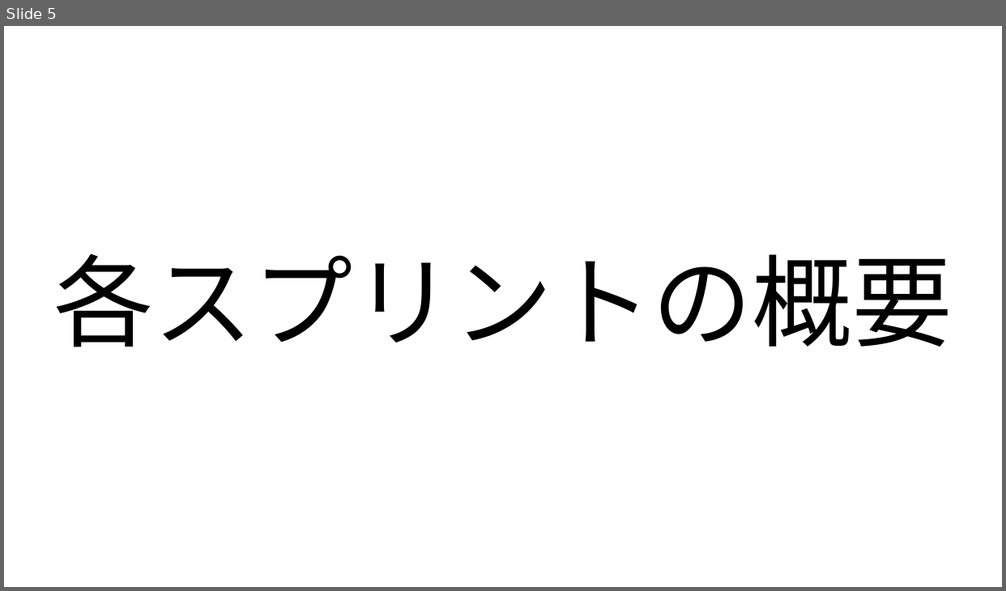
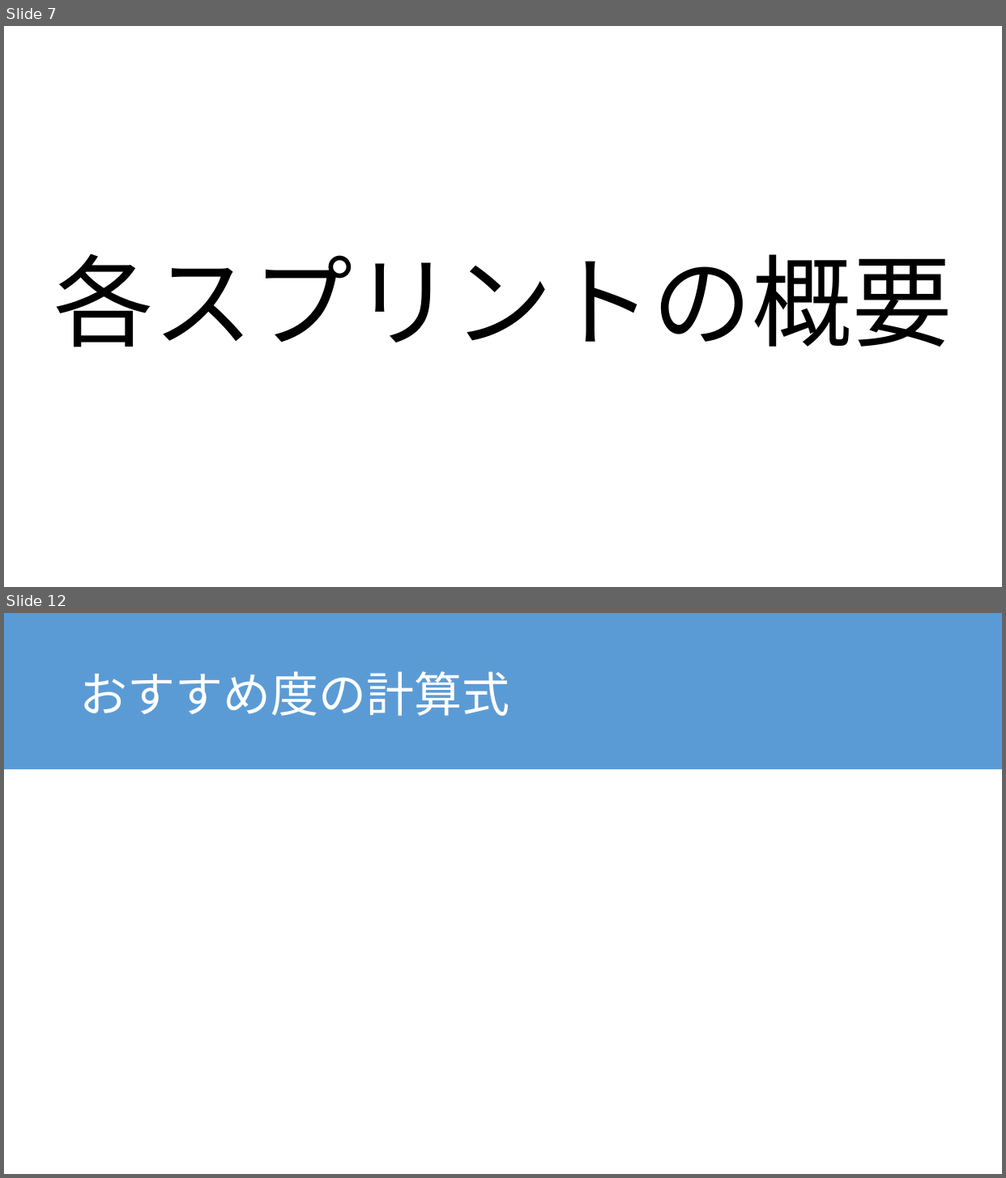
Before and after one commit to limich001/PlaySpace, a slide deck: プレゼンのやつ.pptx. Shown one above the other, each under a label of ours: slide 5 before the commit, slides 7 and 12 after it; the slides between them are not shown. The pictures are 1006x591 and 1006x1178 pixels, drawn with LibreOffice and Linux fonts; fonts in the diff are those of the drawing; grey boxes stand for pictures. Boxes give left, top, right and bottom in pixels: in the first picture for what was removed or moved away, otherwise in the second. Text is boxed around its words. In the diff, an @@ line names an element or a change of style, - is before the commit and + after.

```diff
--- a/プレゼンのやつ.pptx
+++ b/プレゼンのやつ.pptx
@@ slide 12 added at [4,613,1002,1174], background #FFFFFF @@
@@ rectangle added at [4,613,1002,769], fill #5B9BD5 @@
@@ title added at [80,671,510,716], 46 pt, text #FFFFFF @@
+おすすめ度の計算式
@@ what was slide 5 is now slide 7 @@
```
Also in this commit, not shown: 9 slides changed, 2 other slides added.
